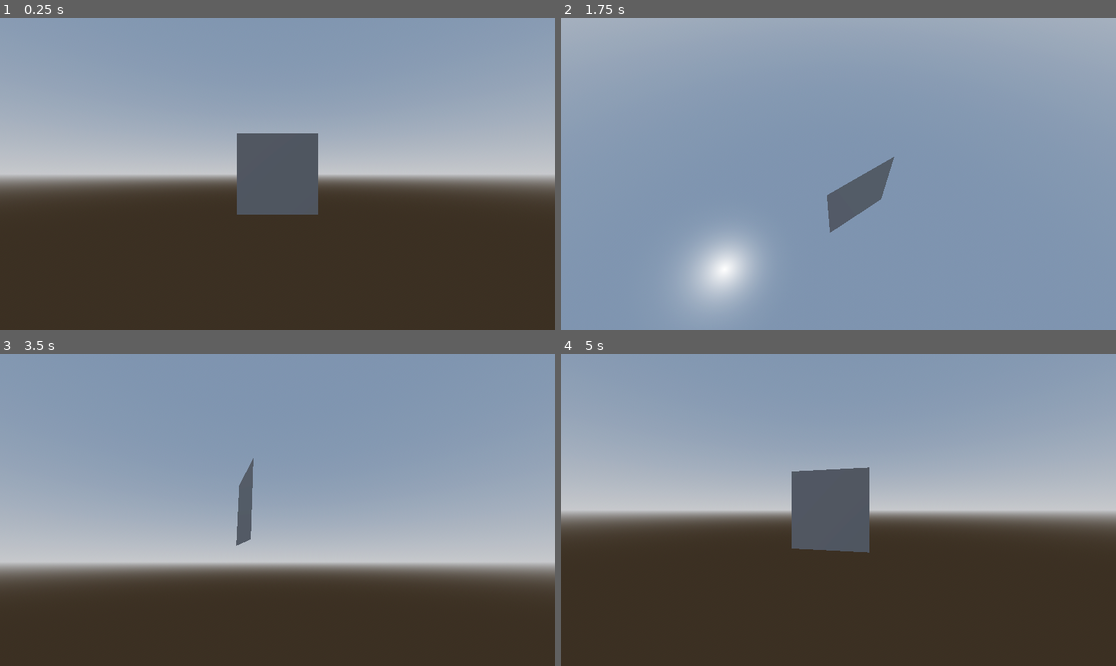
Above: before the commit, frames 1-4 (two rows, left to right).
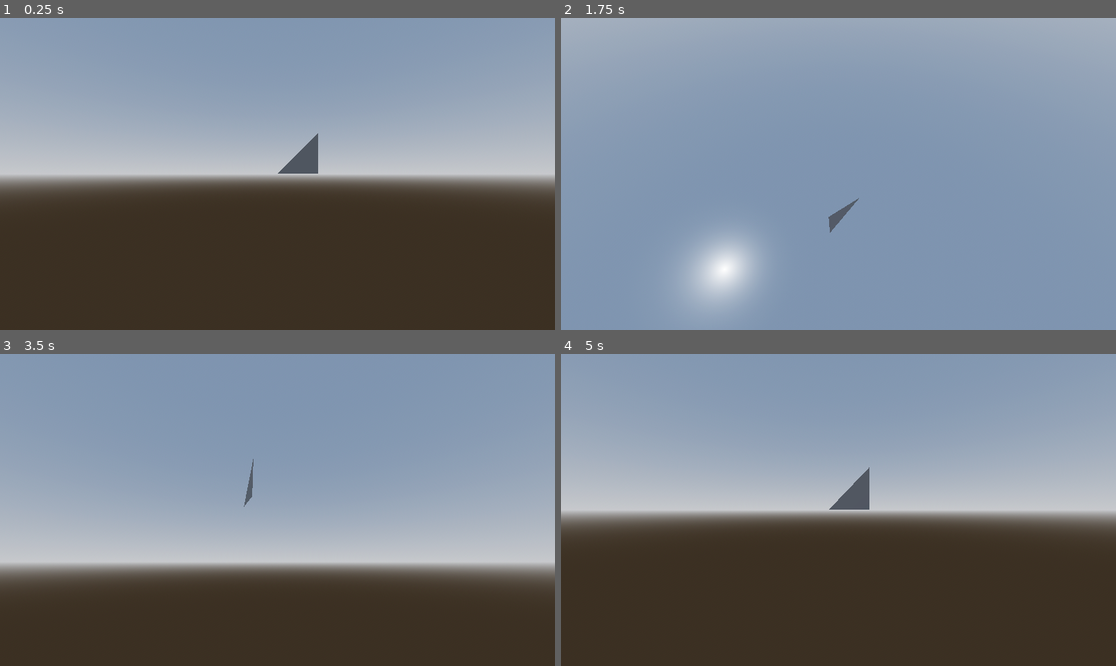
Above: after the commit, the same moments.

Repository: Shirtsy/mesh-tests
Game: Godot game, scene res://scenes/mesh_test_1/mesh_test_2.tscn
Two runs of this game, one before a commit and one after it. Both use one fixed random seed, a clock stepped at 60 frames per second and the inputs below.
Inputs:
- Up to frame 1 (0.25 s): no input
- Up to frame 2 (1.75 s): tap Enter at 0.5 s; hold D (right) 0.53-1.28 s; tap E (left_click) at 0.6 s; tap Space at 1.25 s; hold S (down) from 1.28 s (still down); tap Q (right_click) at 1.35 s
- Up to frame 3 (3.5 s): release S (down) at 2.03 s; hold D (right) 2.03-2.78 s; tap E (left_click) at 2.1 s; tap Enter at 2.75 s; hold W (up) from 2.78 s (still down); tap Q (right_click) at 2.85 s
- Up to frame 4 (5 s): release W (up) at 3.53 s; hold A (left) from 3.53 s (still down); tap E (left_click) at 3.6 s; tap Q (right_click) at 4.35 s

The runs differ from the first frame. In frame 1, 3.2% of the frame differs, in the area x 42-58%, y 36-64%; in frame 2, 1.1%; in frame 3, 0.5%; in frame 4, 3.0%.

Commit message:
Trying to figure out quadtrees

Diff:
--- a/scenes/mesh_test_1/mesh_test_2.tscn
+++ b/scenes/mesh_test_1/mesh_test_2.tscn
@@ -28,14 +28,14 @@
 environment = SubResource("Environment_hb1aa")
 
 [node name="Marker" type="Marker3D" parent="."]
-transform = Transform3D(1, 0, 0, 0, 1, 0, 0, 0, 1, 0.0673636, -0.0517887, 0.826081)
+transform = Transform3D(1, 0, 0, 0, 1, 0, 0, 0, 1, 0.0673636, -0.0517887, 0.854631)
 
 [node name="QuadPlanet" type="MeshInstance3D" parent="." node_paths=PackedStringArray("marker")]
 script = ExtResource("1_r87kv")
 radius = 0.5
 marker = NodePath("../Marker")
 noise = SubResource("FastNoiseLite_oj12t")
-lod_distances = Array[float]([100.0, 50.0, 25.0, 10.0])
+lod_distances = Array[float]([1.0, 50.0, 25.0, 10.0])
 
 [node name="CameraPivot" type="Node3D" parent="."]
 script = ExtResource("2_tnro2")
--- a/scripts/quad_planet.gd
+++ b/scripts/quad_planet.gd
@@ -29,16 +29,42 @@
 	var normals: PackedVector3Array = PackedVector3Array()
 	var indices: PackedInt32Array = PackedInt32Array()
 
-	var marker_dist: float = Vector3.ZERO.distance_to(marker_pos)
+	var quad_indices: Array[Array] = []
 
 	# Generate first plane verts
 	vertices.append(Vector3(rad, rad, rad))
-	vertices.append(Vector3(-rad, rad, rad))
 	vertices.append(Vector3(rad, -rad, rad))
 	vertices.append(Vector3(-rad, -rad, rad))
+	vertices.append(Vector3(-rad, rad, rad))
+	var quad: Array[int] = [0, 1, 2, 3]
 
-	indices.append_array([2, 1, 0])
-	indices.append_array([1, 2, 3])
+	if quad.any(
+		func(x: int) -> bool:
+			return true if marker_pos.distance_to(vertices[x]) < lod_dist[0] else false
+	):
+		var new_quads: Array[Array] = []
+		var new_verts: PackedVector3Array = PackedVector3Array()
+		for i: int in quad:
+			new_verts.append(vertices[i].lerp(vertices[(i % 3) + 1], 0.50))
+		new_verts.append(quad.reduce(
+			func(accum: Vector3, x: int) -> Vector3:
+				return accum + vertices[x]
+		, Vector3.ZERO) / 4)
+		vertices.append_array(new_verts)
+		new_quads.append([
+			quad[0],
+			len(vertices) - 5,
+			len(vertices) - 1,
+			len(vertices) - 2
+		])
+		quad_indices.append_array(new_quads)
+	else:
+		quad_indices.append(quad)
+
+	for i_quad: Array[int] in quad_indices:
+		indices.append_array(i_quad.slice(0, 3))
+		indices.append_array(i_quad.slice(2, 4))
+		indices.append(i_quad[0])
 
 	surface_array[Mesh.ARRAY_VERTEX] = vertices
 	#surface_array[Mesh.ARRAY_NORMAL] = normals
